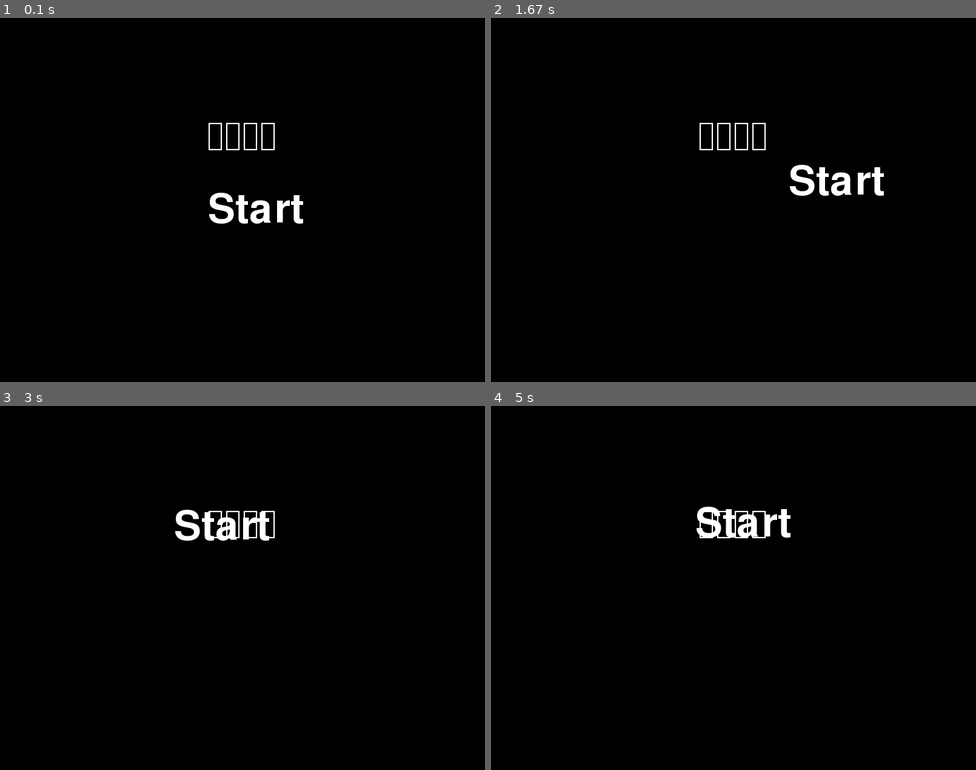
Above: before the commit, frames 1-4 (two rows, left to right).
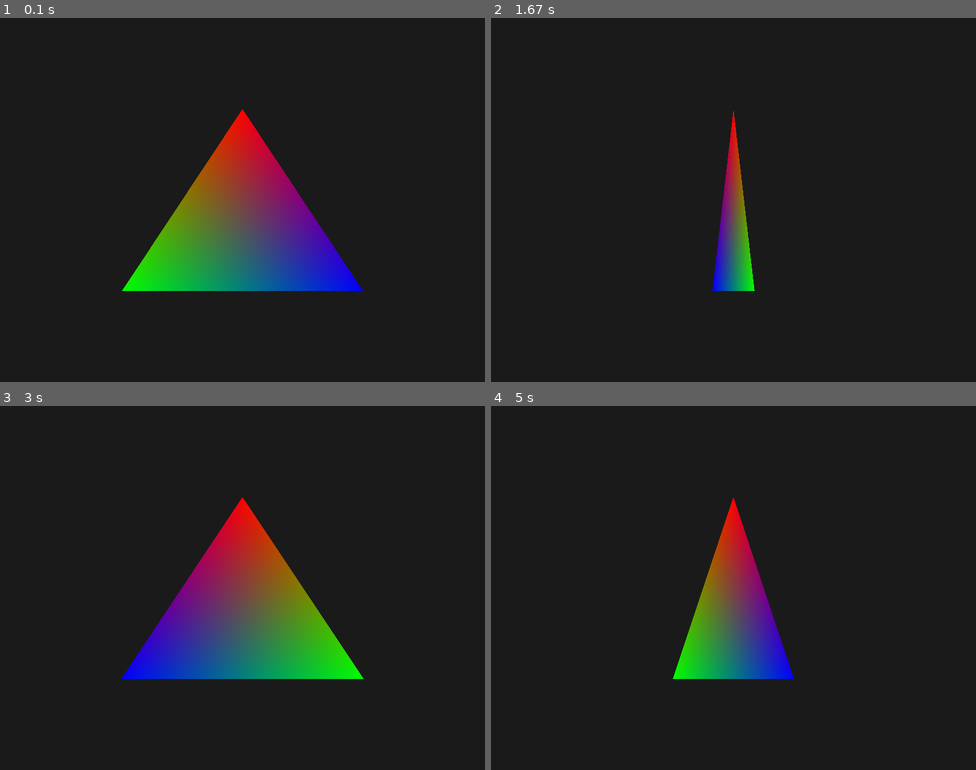
Above: after the commit, the same moments.

Repository: Oshota501/Pygame_Prog
Game: pygame game, started from main.py
Same seed, same stepped clock (60 frames per second), same inputs: the game is played once before the commit and once after it.
Inputs:
- Up to frame 1 (0.1 s): no input
- Up to frame 2 (1.67 s): no input
- Up to frame 3 (3 s): no input
- Up to frame 4 (5 s): no input

The runs differ from the first frame. In frame 1, 100% of the frame differs, in the area x 0-100%, y 0-100%; in frame 2, 100%; in frame 3, 100%; in frame 4, 100%.

Commit message:
build : ポリゴンを実装した。もはや不良

Diff:
--- a/GameManager.py
+++ /dev/null
@@ -1,20 +0,0 @@
-import pygame
-from game_screen.start import StartScreen
-from game_screen import Screen
-
-
-class GameManager :
-    screen : Screen
-    surface : pygame.Surface
-
-    def __init__(self,screen : pygame.Surface) -> None:
-        self.screen = StartScreen(screen)
-        self.surface = screen
-
-    def blit(self,deltatime:float) :
-        next_screen = self.screen.blit(self.surface,deltatime)
-        if next_screen == None :
-            return
-        else :
-            self.screen = next_screen
-            return
--- a/game_screen/__init__.py
+++ /dev/null
@@ -1,34 +0,0 @@
-import pygame
-from abc import ABC , abstractmethod
-
-class ScreenObject (ABC) :
-    @abstractmethod
-    def blit (self,parent:pygame.Surface,deltatime:float) -> None :
-        pass
-
-class Screen (ABC):
-    @abstractmethod
-    def __init__(self, screen: pygame.Surface) -> None:
-        pass
-
-    @abstractmethod
-    def blit(self, screen: pygame.Surface,deltatime: float) -> None|Screen:
-        pass
-
-
-class ScreenContainer(ScreenObject):
-    rect : pygame.Rect
-    children : list[ScreenObject]
-
-    def __init__(self, rect:pygame.Rect):
-        self.rect = rect
-        self.children = []
-
-    def addChild(self, child: ScreenObject):
-        self.children.append(child)
-
-    def blit(self, parent_surface: pygame.Surface,deltatime:float) -> None:
-        # 親 Surface に自分の領域を描画
-        # 子要素も描画
-        for child in self.children:
-            child.blit(parent_surface,deltatime)
--- a/game_screen/function/Physics.py
+++ /dev/null
@@ -1,9 +0,0 @@
-import pygame
-
-class Physics :
-    position : tuple[float,float]
-    speed : tuple[float,float]
-    def __init__(self,position:tuple[float,float]) -> None:
-        self.position = position
-        self.speed = (0.0,0.0)
-        return
--- a/game_screen/function/TextRender.py
+++ /dev/null
@@ -1,69 +0,0 @@
-from game_screen import ScreenObject
-import pygame
-
-class TextRender (
-    ScreenObject
-):
-    _textdata : str
-    _fontsize : int
-    _fontname : str
-    _position : tuple[int,int]
-    _fontweight : int
-    _color : tuple[int,int,int]
-    _textsurface : pygame.Surface
-    _textrect : pygame.Rect
-    _parent_rect : pygame.Rect
-
-    def __init__(
-            self,
-            textdata : str ,
-            parent_rect : pygame.Rect ,
-            fontsize : int = 100 ,
-            fontname : str = "ヒラキノ角コシックw0" ,
-            position : tuple[int,int] = (0,0) ,
-            fontweight : int = 60 ,
-            color = (255,255,255)
-    ) -> None:
-        self._parent_rect = parent_rect
-        self.reset_text(textdata,parent_rect,fontsize,fontname,position,fontweight,color)
-        return
-    def reset_text (
-            self,
-            textdata : str ,
-            parent_rect : pygame.Rect ,
-            fontsize : int = 20 ,
-            fontname : str = "ヒラキノ角コシックw0" ,
-            position : tuple[int,int] = (0,0) ,
-            fontweight : int = 10 ,
-            color = (255,255,255)
-    ) -> None:
-        self._textdata = textdata
-        self._fontname = fontname
-        self._fontsize = fontsize
-        self._position = position
-        self._fontweight = fontweight
-        self._color = color
-        self._set_surface(parent_rect)
-        return
-
-    def _set_surface (self,parent_rect:pygame.Rect):
-        is_bold = self._fontweight >= 700
-        font = pygame.font.SysFont(
-                self._fontname,
-                self._fontsize,
-                bold = is_bold
-        )
-        self._textsurface = font.render(self._textdata, True, self._color)
-        c = parent_rect.center
-        c2 = (c[0] + self._position[0] , c[1] + self._position[1] )
-        self._textrect = self._textsurface.get_rect(center = c2)
-    def set_text (self,text:str) -> None:
-        self._textdata = text
-        self._set_surface(self._parent_rect)
-    def set_position (self,position:tuple[int,int]) -> None:
-        self._position = position
-        self._set_surface(self._parent_rect)
-    def get_position (self) -> tuple[int,int] :
-        return self._position
-    def blit (self,parent:pygame.Surface,deltatime:float) -> None :
-        parent.blit(self._textsurface, self._textrect)
--- a/game_screen/start.py
+++ /dev/null
@@ -1,27 +0,0 @@
-import pygame
-from game_screen import Screen, ScreenContainer
-from game_screen.function.TextRender import TextRender
-import math
-
-class StartScreen (Screen):
-    _container : ScreenContainer
-    _text_position : tuple[float,float]
-    _phase : float
-    _text : TextRender
-    def __init__(self,screen:pygame.Surface) :
-        self._phase = 0.0
-        self._text_position = (0,0)
-        self._container = ScreenContainer(screen.get_rect())
-        self._text = TextRender("Start",screen.get_rect())
-        self._container.addChild(TextRender("クソゲー",screen.get_rect(),position=(0,-100)))
-        self._container.addChild(self._text)
-        return
-    def blit(self,screen:pygame.Surface,deltatime: float) -> None | Screen:
-        self._container.blit(screen,deltatime)
-        self._text.set_position((int(self._text_position[0]),int(self._text_position[1])) )
-        self._phase += 0.1
-        self._text_position = (
-            self._text_position[0]+math.sin(self._phase)*10+math.cos(self._phase)*10,
-            self._text_position[1]+math.cos(self._phase)*10
-       )
-        return
--- /dev/null
+++ b/main.frag
@@ -0,0 +1,9 @@
+#version 330
+
+in vec3 v_color;
+out vec4 f_color;
+
+void main() {
+    // そのまま色を出力
+    f_color = vec4(v_color, 1.0);
+}
--- a/main.py
+++ b/main.py
@@ -1,33 +1,98 @@
 import pygame
-from pygame.locals import QUIT
-import sys
+import moderngl
+import numpy as np
+import math
+from typing import cast
 
-SCREEN_RESOLUTION = (800,600)
+# X軸周りの回転行列を作る関数
+def create_rotation_matrix_x(degrees):
+    rad = math.radians(degrees)
+    c = math.cos(rad)
+    s = math.sin(rad)
+    # 4x4行列 (列優先)
+    return np.array([
+        [1.0, 0.0, 0.0, 0.0],
+        [0.0,   c,   s, 0.0],
+        [0.0,  -s,   c, 0.0],
+        [0.0, 0.0, 0.0, 1.0],
+    ], dtype='f4')
 
-def main():
-    pygame.init()
-    screen = pygame.display.set_mode(SCREEN_RESOLUTION)
-    clock = pygame.time.Clock()
-    pygame.display.set_caption("クソゲー")
+# Y軸周りの回転行列を作る関数
+def create_rotation_matrix_y(degrees):
+    rad = math.radians(degrees)
+    c = math.cos(rad)
+    s = math.sin(rad)
+    return np.array([
+        [  c, 0.0,  -s, 0.0],
+        [0.0, 1.0, 0.0, 0.0],
+        [  s, 0.0,   c, 0.0],
+        [0.0, 0.0, 0.0, 1.0],
+    ], dtype='f4')
 
-    # GameManagerをここでインポート（pygame初期化後）
-    from GameManager import GameManager
-    gm = GameManager(screen)
+# OpenGLのバージョンを330に合わせます。
+pygame.init()
+pygame.display.gl_set_attribute(pygame.GL_CONTEXT_MAJOR_VERSION, 3)
+pygame.display.gl_set_attribute(pygame.GL_CONTEXT_MINOR_VERSION, 3)
+pygame.display.gl_set_attribute(pygame.GL_CONTEXT_PROFILE_MASK, pygame.GL_CONTEXT_PROFILE_CORE)
+pygame.display.gl_set_attribute(pygame.GL_CONTEXT_FORWARD_COMPATIBLE_FLAG, True)
+pygame.display.set_mode((800, 600), pygame.OPENGL | pygame.DOUBLEBUF)
 
+# ModernGLのコンテキストを作成
+ctx = moderngl.create_context()
+
+# シェーダーを読み込みます。
+_vertex_shader_folder = open("./main.vert","r")
+_fragment_shader_folder = open("./main.frag","r")
+vertex_shader = _vertex_shader_folder.read()
+fragment_sahder = _fragment_shader_folder.read()
+
+prog = ctx.program(
+    vertex_shader=vertex_shader,
+    fragment_shader=fragment_sahder,
+)
+
+# ポリゴン
+# X, Y, Z, R, G, B の順でデータを並べる
+vertices = np.array([
+    # 頂点座標(x,y,z)   # 色(r,g,b)
+     0.0,  0.5, 0.0,    1.0, 0.0, 0.0, # 上 (赤)
+    -0.5, -0.5, 0.0,    0.0, 1.0, 0.0, # 左下 (緑)
+     0.5, -0.5, 0.0,    0.0, 0.0, 1.0, # 右下 (青)
+], dtype='f4')
+
+# VBO (Vertex Buffer Object): GPUのメモリにデータを転送
+vbo = ctx.buffer(vertices.tobytes())
+
+# VAO (Vertex Array Object): シェーダーの変数とデータの対応付け
+vao = ctx.simple_vertex_array(prog, vbo, 'in_vert', 'in_color')
+
+clock = pygame.time.Clock()
+angle = 0
+
+running = True
+while running:
+    for event in pygame.event.get():
+        if event.type == pygame.QUIT:
+            running = False
+
+    # 画面を灰色でクリア
+    ctx.clear(0.1, 0.1, 0.1)
+
+    # 角度を更新
+    angle += 1
+
+    # 行列を作成してシェーダーに送信 (uniform変数 'rotation' に書き込む)
+    # ここでY軸回転行列を作っているので、くるくる回る
+    rot_mat = create_rotation_matrix_y(angle)
+
+    u_rotation = cast(moderngl.Uniform, prog['rotation'])
+    u_rotation.write(rot_mat)
+
+    # 描画実行
+    vao.render()
+
+    # 画面更新
+    pygame.display.flip()
     clock.tick(60)
-    while (True):
-        screen.fill((0,0,0))
 
-        deltatime = clock.tick(60)
-        gm.blit(deltatime)
-
-        pygame.display.update()
-        # イベント処理
-        for event in pygame.event.get():
-            if event.type == QUIT:
-                pygame.quit()
-                sys.exit()
-
-
-if __name__ == "__main__":
-    main()
+pygame.quit()
--- /dev/null
+++ b/main.vert
@@ -0,0 +1,13 @@
+#version 330
+
+uniform mat4 rotation; // Pythonから受け取る回転行列
+in vec3 in_vert;       // 頂点データ
+in vec3 in_color;      // 色データ
+
+out vec3 v_color;      // フラグメントシェーダーに渡す色
+
+void main() {
+    // 【重要】 ここで行列と頂点を掛け算して回転させている
+    gl_Position = rotation * vec4(in_vert, 1.0);
+    v_color = in_color;
+}
Empty file removed: game_screen/function/__init__.py
Not shown, changed: requirements.txt
